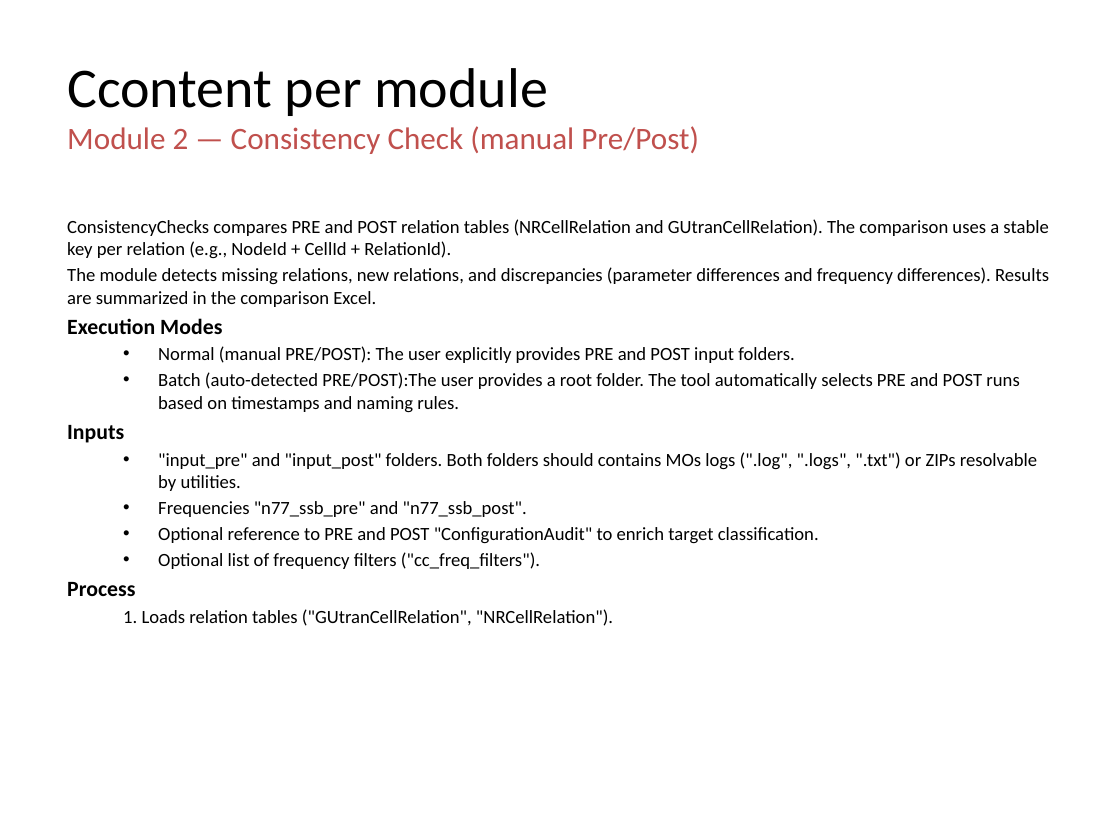
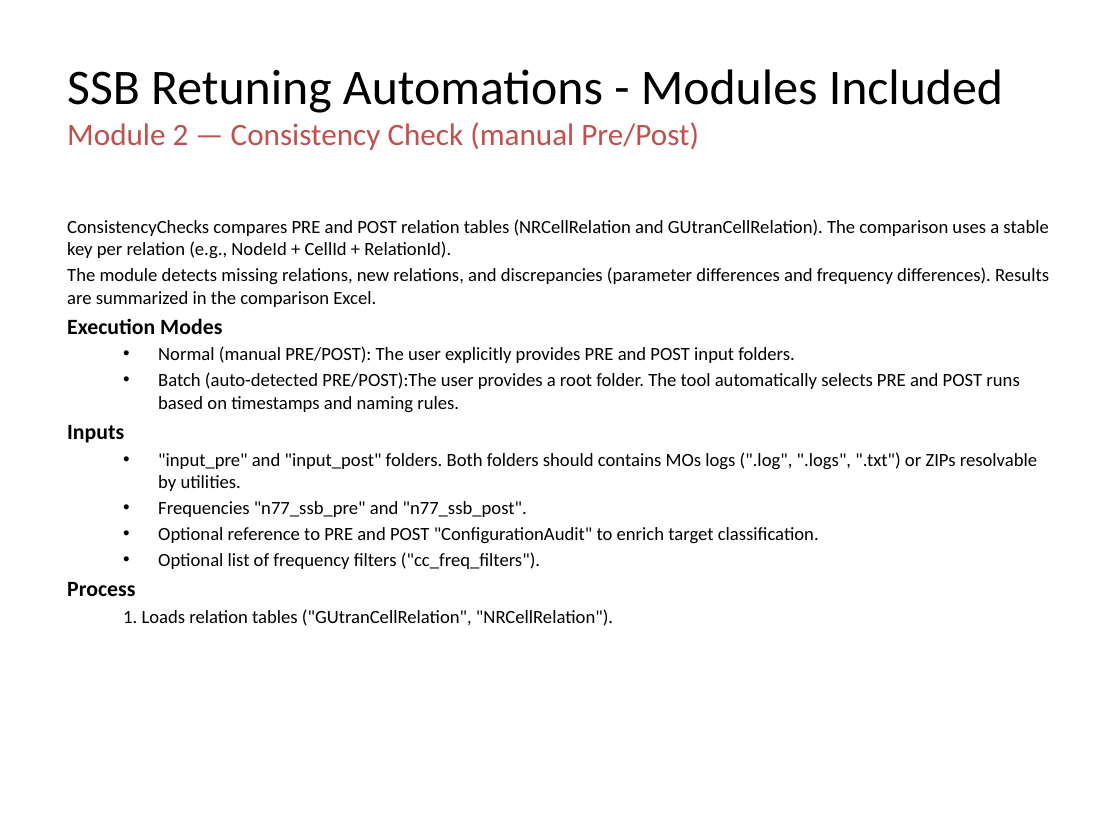
Before and after one commit to jaimetur/SSB_RetuningAutomations, a slide deck: slide 24 of help/User-Guide-SSB-Retuning-Automations-v0.7.6.pptx (slide 22 before the commit). Drawn at 1120x840 pixels with LibreOffice and Linux fonts; fonts in the diff are those of the drawing; background and template pictures are left out. Boxes give left, top, right and bottom in pixels: in the first picture for what was removed or moved away, otherwise in the second. Text is boxed around its words. In the diff, an @@ line names an element or a change of style, - is before the commit and + after.

Commit message:
- Enhanced the script to generate user guide from Markdown files to support images and links. - Updated Documentation to include `SSB Retuning Automations - Interfaces` section into the User Guide. - Adjusted PPT image layouts and placeholders by section.

```diff
--- a/help/User-Guide-SSB-Retuning-Automations-v0.7.6.pptx
+++ b/help/User-Guide-SSB-Retuning-Automations-v0.7.6.pptx
@@ title at (67, 69, 1003, 113): text changed; size 36 to 32 pt @@
-Ccontent per module
+SSB Retuning Automations - Modules Included
```
Also in this commit, not shown: 54 other slides changed, 7 slides added, 6 slides removed, 7 other files.
